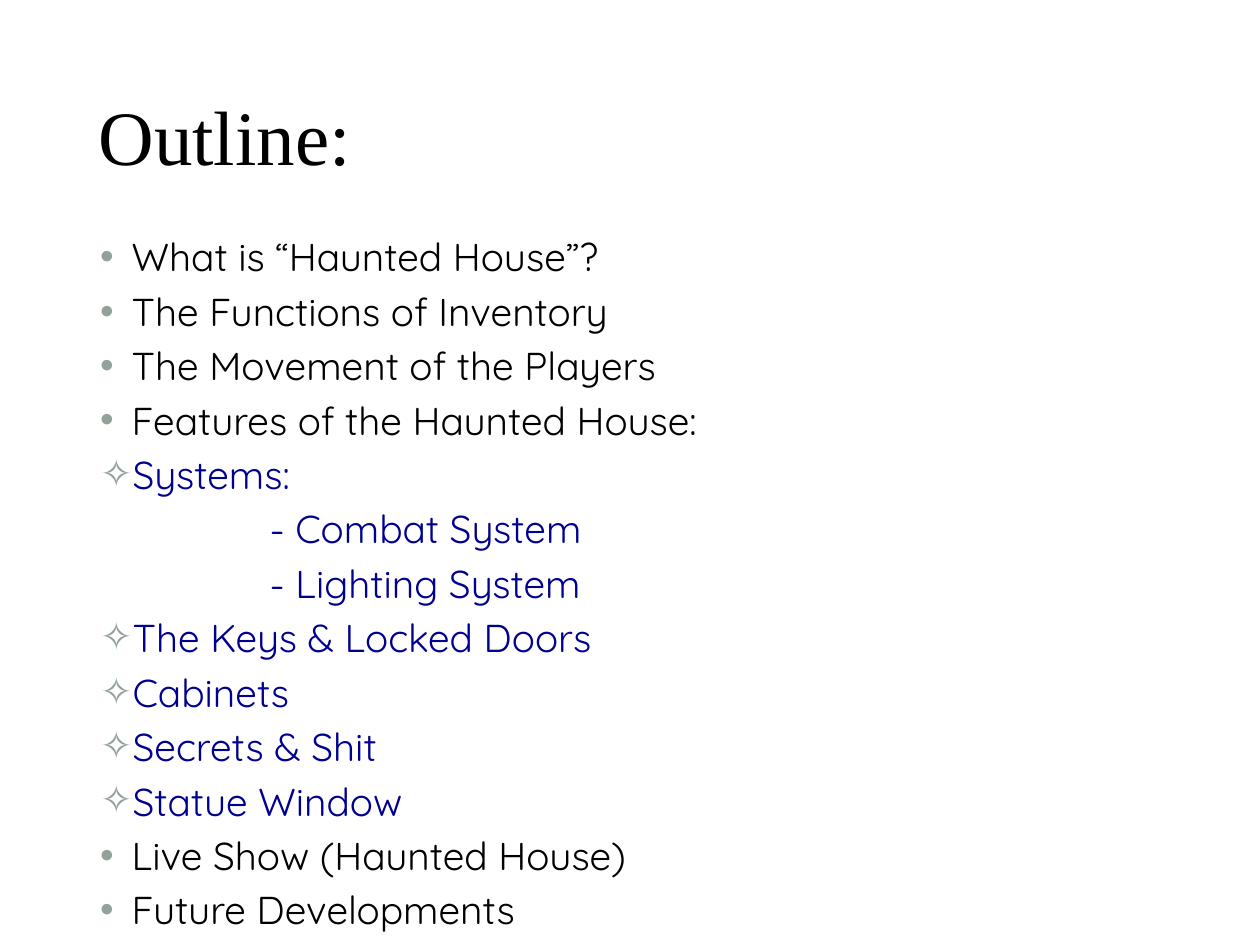
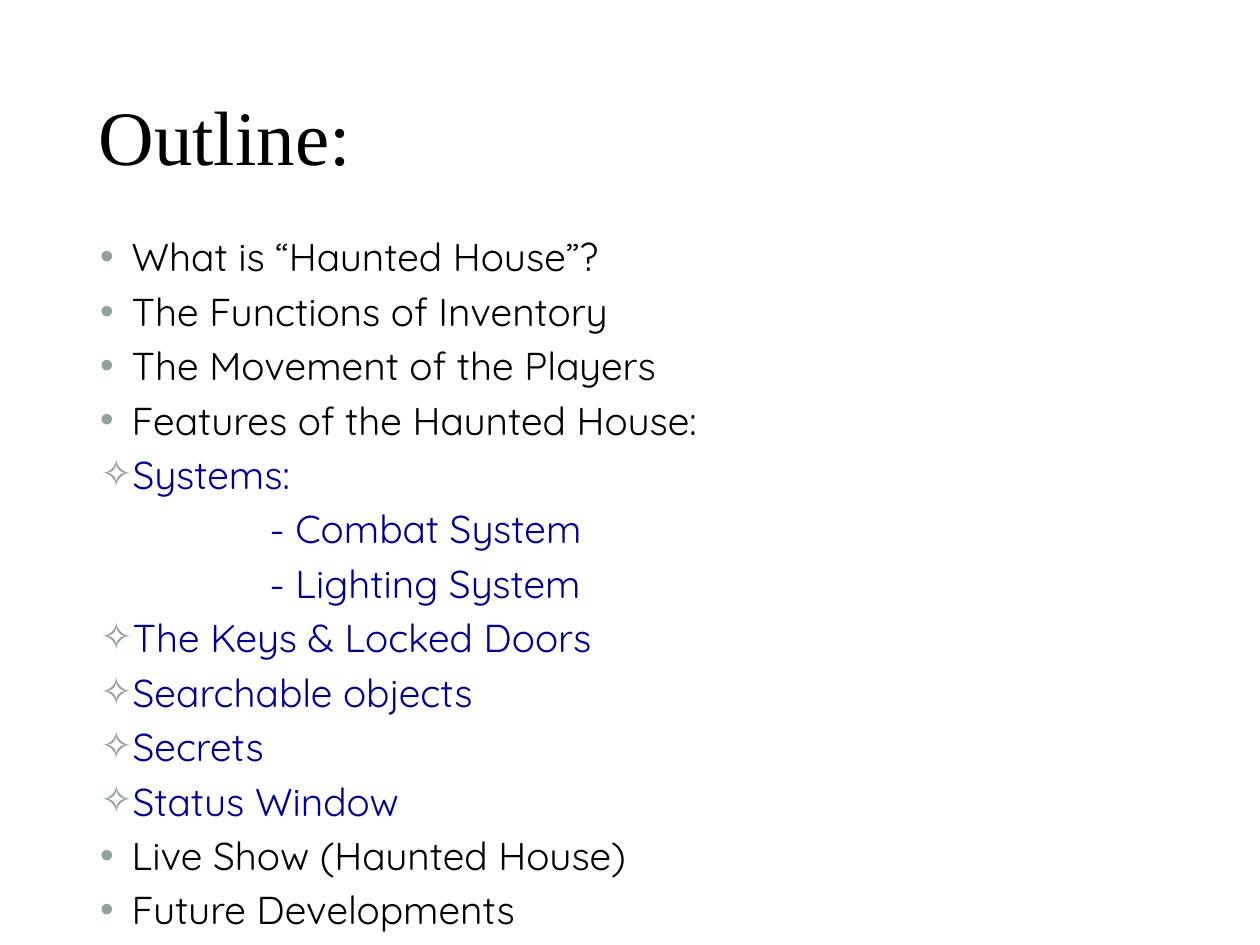
Before and after one commit to BlazeAxtrius/CM1101-Final-Game-Team09, a slide deck: slide 2 of GAME/Game-Plan-Haunted-House.pptx. Drawn at 1260x945 pixels with LibreOffice and Linux fonts; fonts in the diff are those of the drawing; background and template pictures are left out. Boxes give left, top, right and bottom in pixels: in the first picture for what was removed or moved away, otherwise in the second. Text is boxed around its words. In the diff, an @@ line names an element or a change of style, - is before the commit and + after.

```diff
--- a/GAME/Game-Plan-Haunted-House.pptx
+++ b/GAME/Game-Plan-Haunted-House.pptx
@@ text at box(133, 678, 472, 817): text changed @@
-✧ Cabinets
-✧ Secrets & Shit
-✧ Statue Window
+✧ Searchable objects
+✧ Secrets
+✧ Status Window
```
Also in this commit, not shown: 6 other slides changed, 1 other file.
